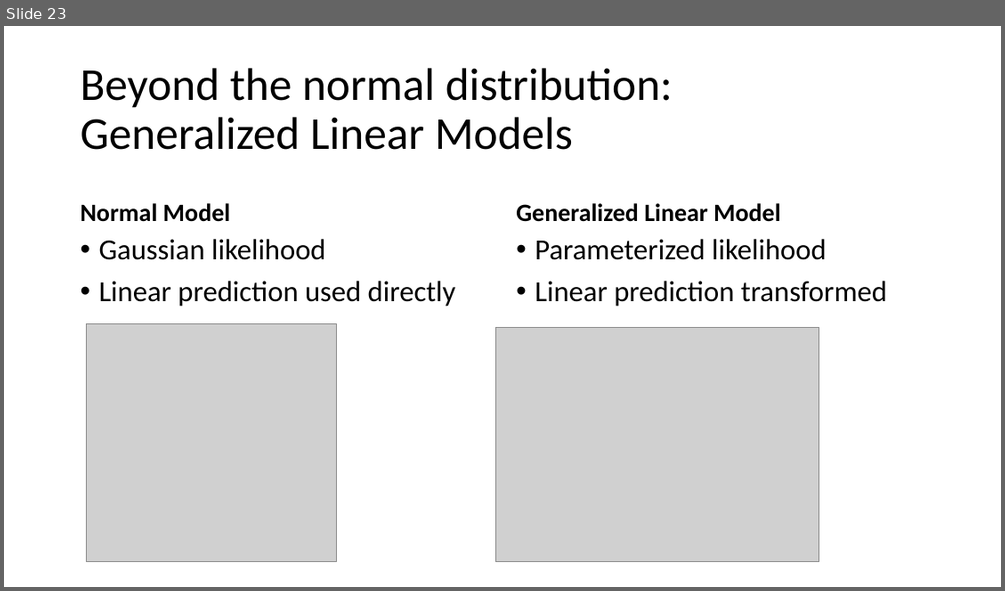
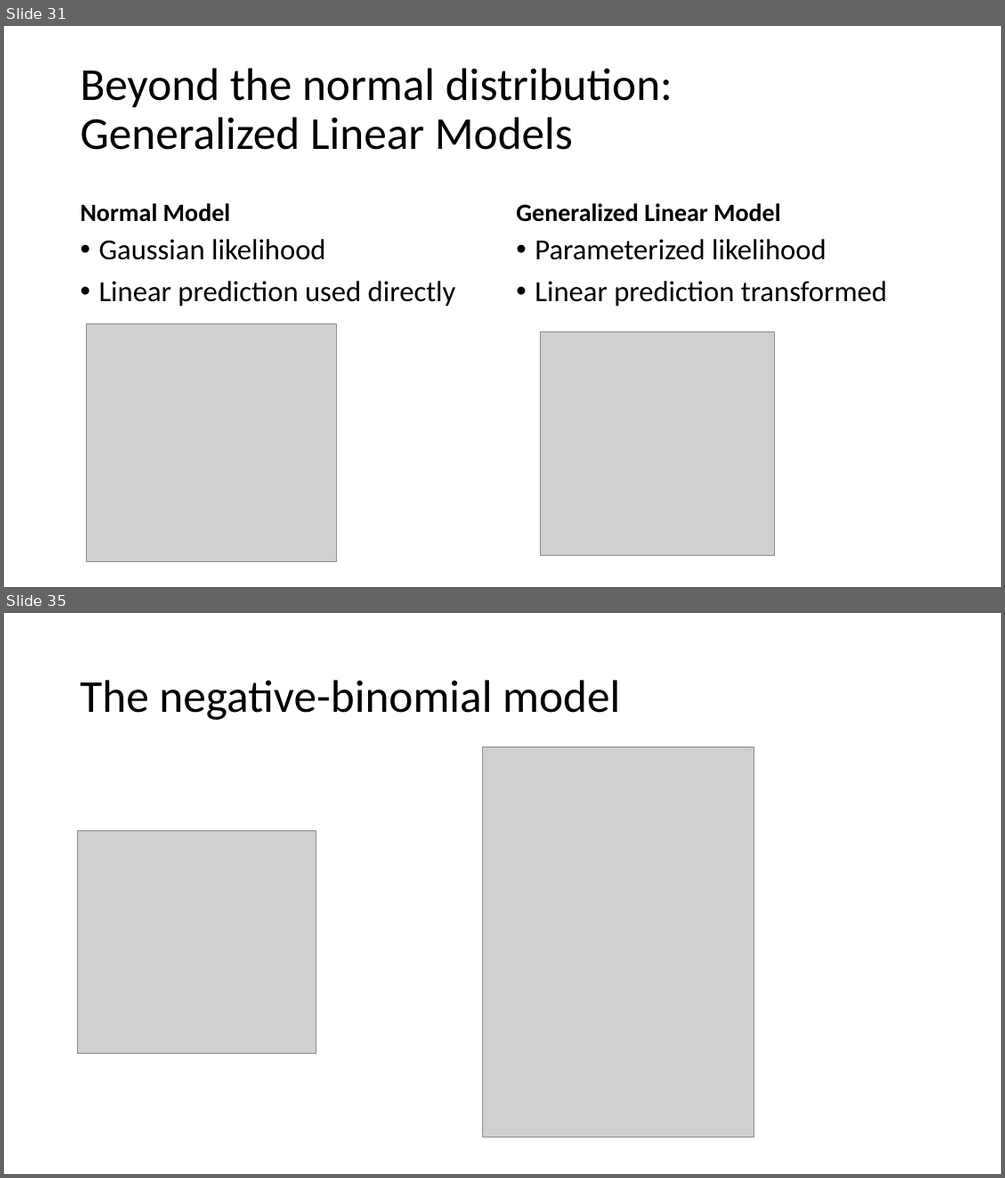
Before and after one commit to opherdonchin/StatisticalComputationAndAnalysis, a slide deck: Lectures/Lecture 6 Linear models.pptx. Shown one above the other, each under a label of ours: slide 23 before the commit, slides 31 and 35 after it; the slides between them are not shown. The pictures are 1005x591 and 1005x1178 pixels, drawn with LibreOffice and Linux fonts; fonts in the diff are those of the drawing; grey boxes stand for pictures. Boxes give left, top, right and bottom in pixels: in the first picture for what was removed or moved away, otherwise in the second. Text is boxed around its words. In the diff, an @@ line names an element or a change of style, - is before the commit and + after.

```diff
--- a/Lectures/Lecture 6 Linear models.pptx
+++ b/Lectures/Lecture 6 Linear models.pptx
@@ slide 35 added at [4, 613, 1001, 1174], background #FFFFFF @@
@@ title added at [80, 680, 620, 720], 44 pt, text #000000 @@
+The negative-binomial model
@@ picture added at [483, 747, 755, 1137] @@
@@ picture added at [77, 830, 316, 1054] @@
@@ what was slide 23 is now slide 31 @@
@@ slide 31 changed as well @@
@@ picture: place and size @@
-picture at [495, 328, 818, 562]
+picture at [540, 332, 774, 556]
```
Also in this commit, not shown: 2 other slides changed, 16 other slides added, 4 other files.
